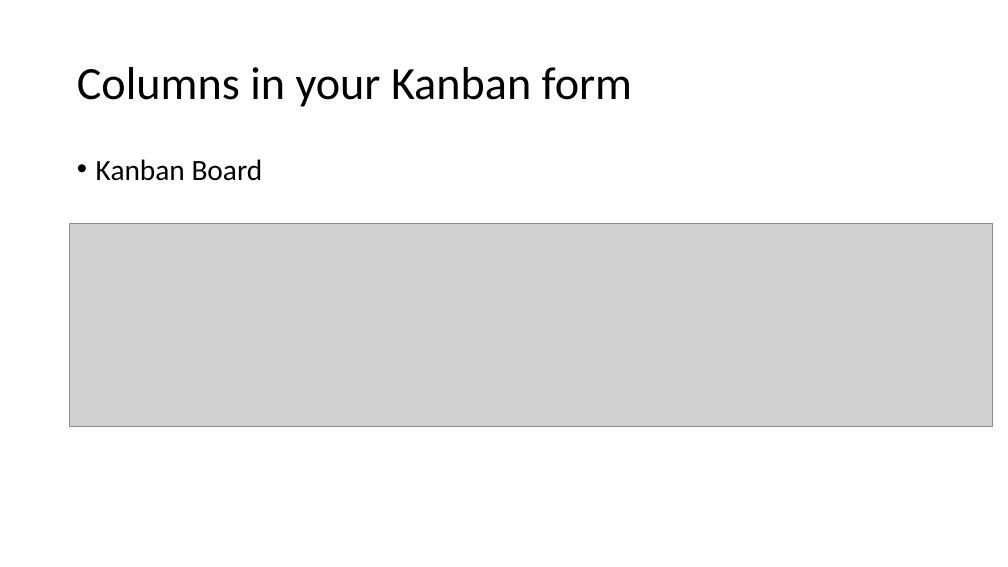
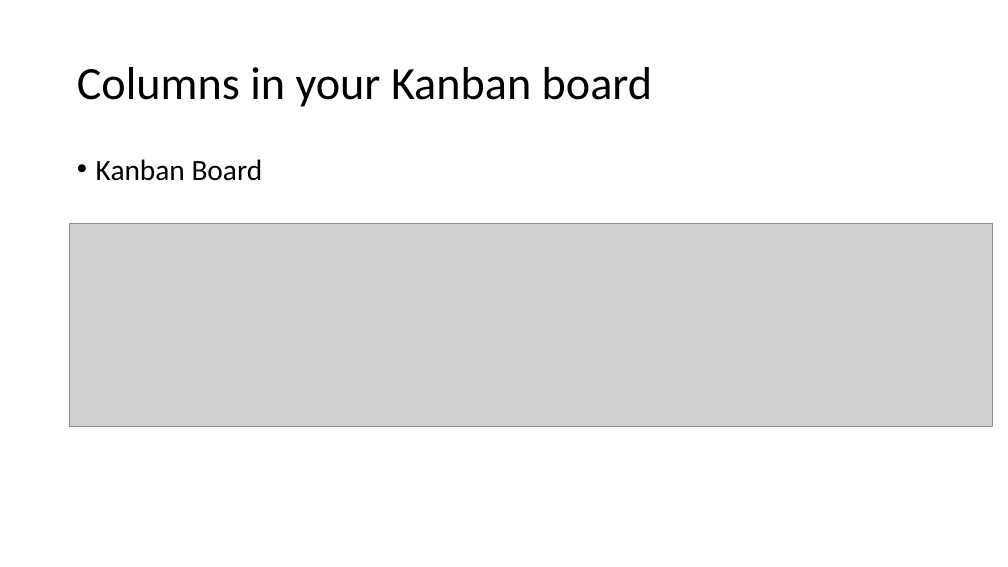
Before and after one commit to mschray/IPro497Sample, a slide deck: slide 8 of Course Content/What is Kanban (101).pptx (slide 3 before the commit). Drawn at 1008x567 pixels with LibreOffice and Linux fonts; fonts in the diff are those of the drawing; grey boxes stand for pictures. Boxes give left, top, right and bottom in pixels: in the first picture for what was removed or moved away, otherwise in the second. Text is boxed around its words. In the diff, an @@ line names an element or a change of style, - is before the commit and + after.

Commit message:
Add files via upload
Lecture upgrades for scrum, Kanban, backlog and stories.

```diff
--- a/Course Content/What is Kanban (101).pptx
+++ b/Course Content/What is Kanban (101).pptx
@@ title at <box>77,67,652,107</box>: text changed @@
-Columns in your Kanban form
+Columns in your Kanban board
```
Also in this commit, not shown: 3 other slides changed, 6 slides added, 3 other files.
